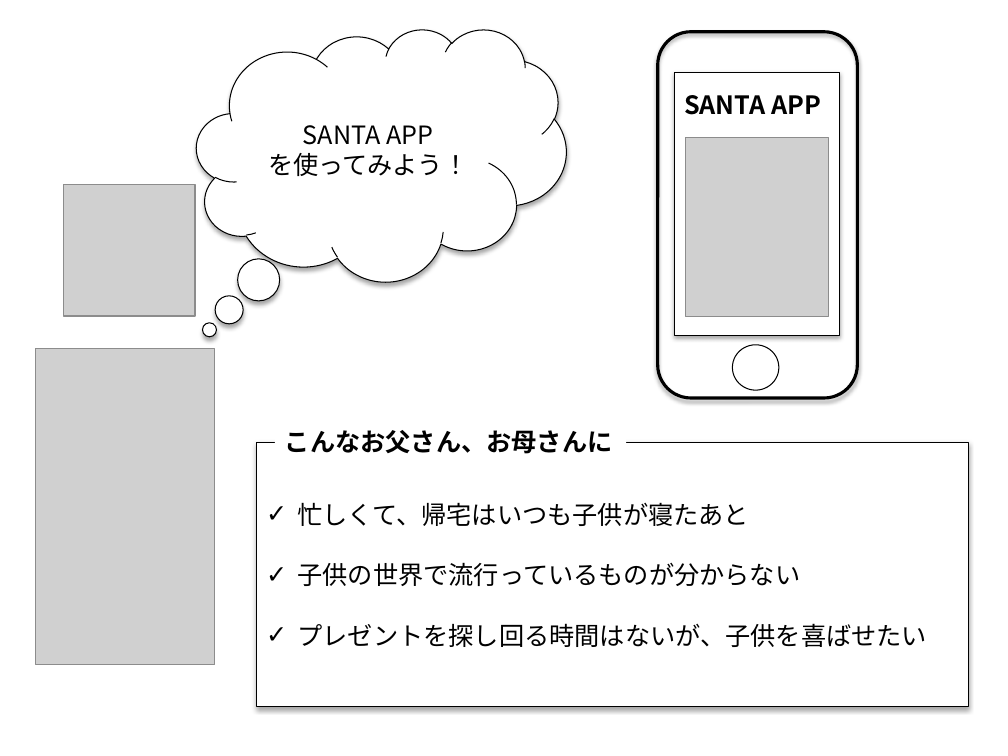
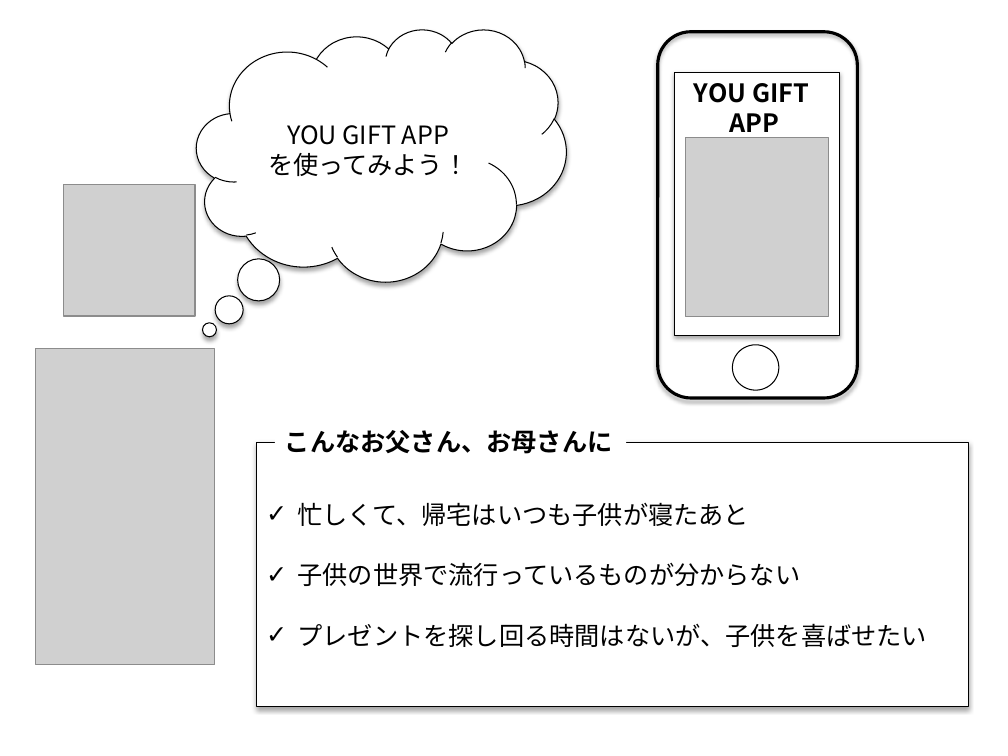
Before and after one commit to nvquocbao/LOC, a slide deck: slide 6 of 02_Requirement/Hackathon20161211.pptx (slide 7 before the commit). Drawn at 1008x756 pixels with LibreOffice and Linux fonts; fonts in the diff are those of the drawing; grey boxes stand for pictures. Boxes give left, top, right and bottom in pixels: in the first picture for what was removed or moved away, otherwise in the second. Text is boxed around its words. In the diff, an @@ line names an element or a change of style, - is before the commit and + after.

```diff
--- a/02_Requirement/Hackathon20161211.pptx
+++ b/02_Requirement/Hackathon20161211.pptx
@@ text at (694,83,809,138): text changed @@
-SANTA APP
+YOU GIFT
+APP
@@ text in thought cloud at (287,125,449,145): text changed @@
-SANTA APP
+YOU GIFT APP
```
Also in this commit, not shown: 6 other slides changed, 3 slides added, 5 slides removed.
